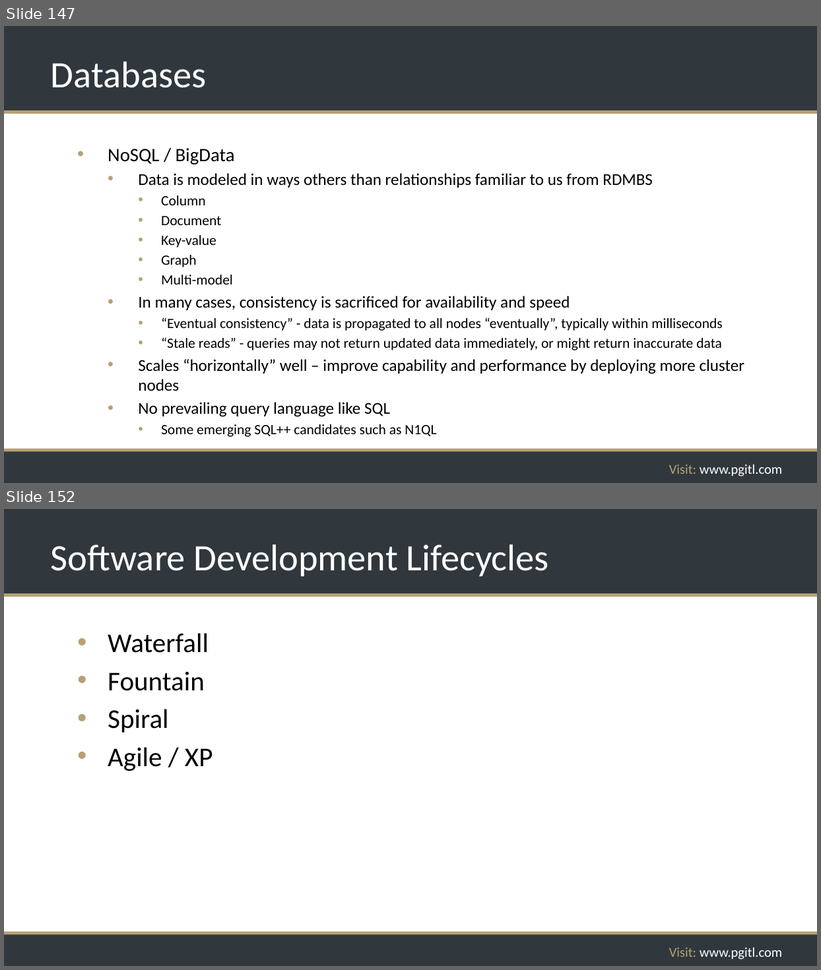
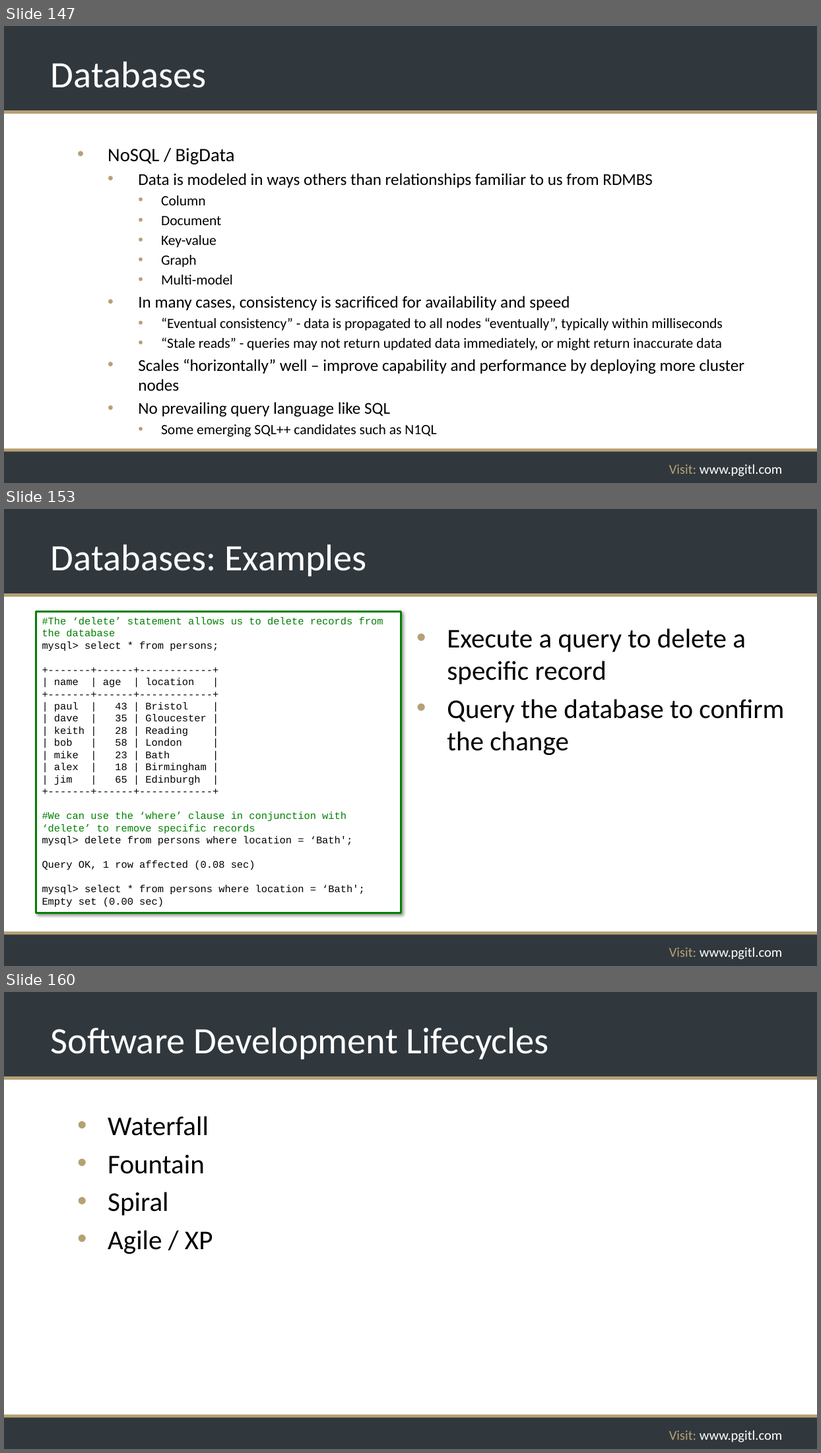
Before and after one commit to rikkouri/project-a, a slide deck: Programming Foundations.pptx. Shown one above the other, each under a label of ours: slides 147 and 152 before the commit, slides 147, 153 and 160 after it; the slides between them are not shown. The pictures are 821x970 and 821x1453 pixels, drawn with LibreOffice and Linux fonts; fonts in the diff are those of the drawing; background and template pictures are left out. Boxes give left, top, right and bottom in pixels: in the first picture for what was removed or moved away, otherwise in the second. Text is boxed around its words. In the diff, an @@ line names an element or a change of style, - is before the commit and + after.

Commit message:
Added more database slides

```diff
--- a/Programming Foundations.pptx
+++ b/Programming Foundations.pptx
@@ slide 153 added at [4,509,817,966], background #FFFFFF; not listed: 5 template elements that a slide beside it also shows @@
@@ title added at [51,544,367,576], 44 pt, text #FFFFFF @@
+Databases: Examples
@@ rectangle added at [36,611,401,914], fill #FFFFFF, outline #008000 2.25 pt, 12 pt, text #000000 @@
+#The ‘delete’ statement allows us to delete records from the database
+mysql> select * from persons;
++-------+------+------------+
+| name | age | location |
++-------+------+------------+
+| paul | 43 | Bristol |
+| dave | 35 | Gloucester |
+| keith | 28 | Reading |
+| bob | 58 | London |
+| mike | 23 | Bath |
+| alex | 18 | Birmingham |
+| jim | 65 | Edinburgh |
++-------+------+------------+
+#We can use the ‘where’ clause in conjunction with ‘delete’ to remove specific records
+mysql> delete from persons where location = ‘Bath';
+Query OK, 1 row affected (0.08 sec)
+mysql> select * from persons where location = ‘Bath';
+Empty set (0.00 sec)
@@ text added at [447,628,784,755], 32 pt, text #000000 @@
+• Execute a query to delete a specific record
+• Query the database to confirm the change
@@ what was slide 152 is now slide 160 @@
```
Also in this commit, not shown: 4 slides changed, 7 other slides added, 1 other file.
